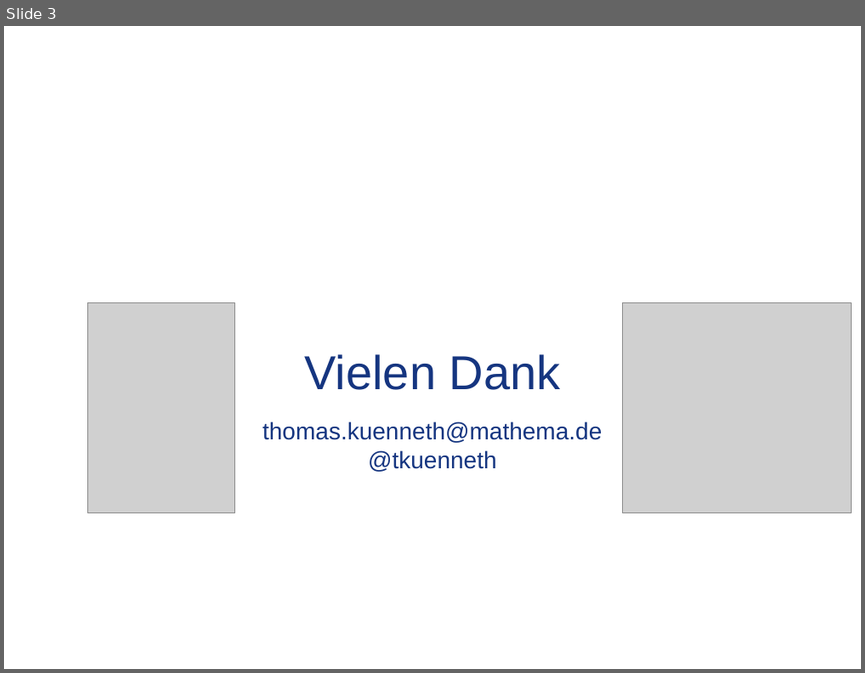
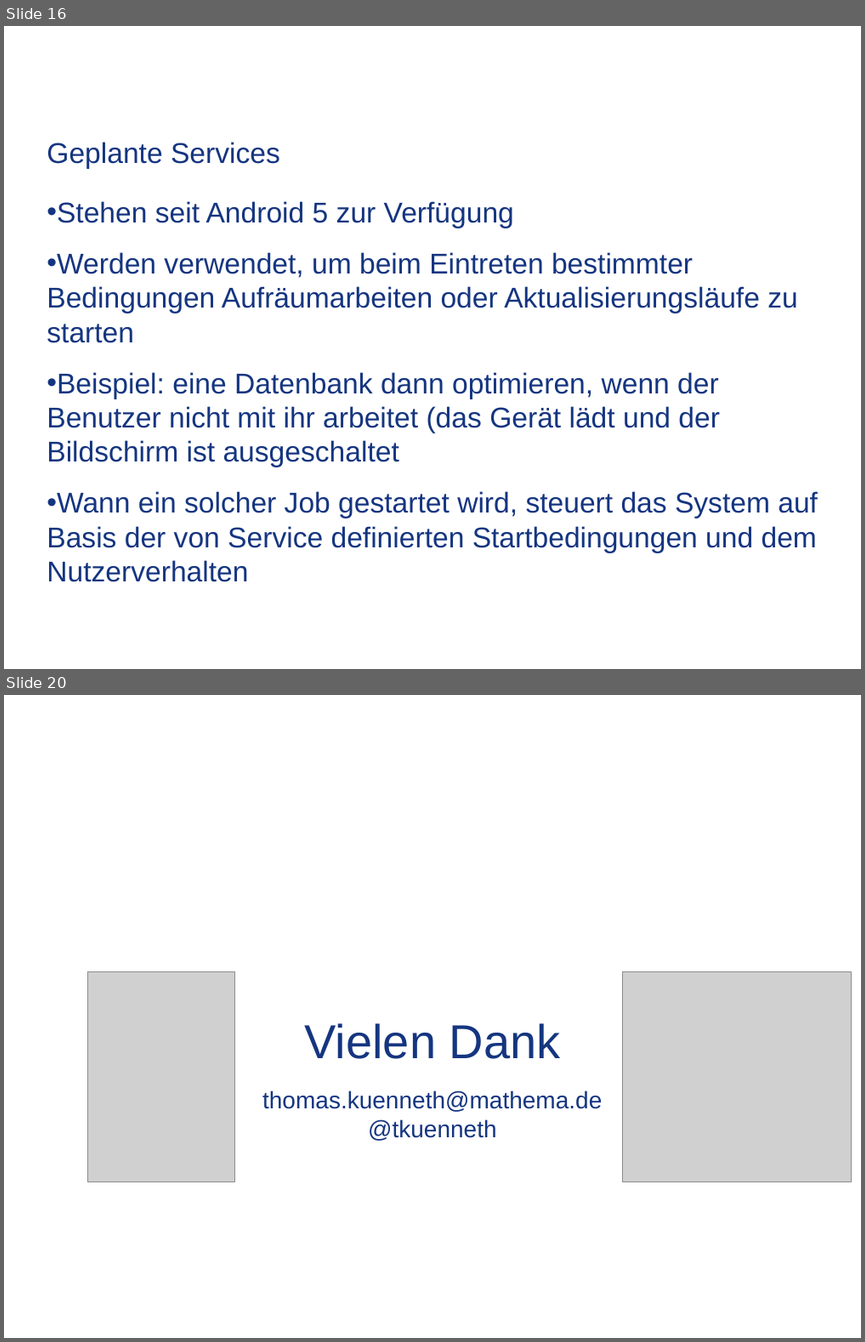
Before and after one commit to tkuenneth/Xamarin_Talks, a slide deck: Slides/DWX 2017.pptx. Shown one above the other, each under a label of ours: slide 3 before the commit, slides 16 and 20 after it; the slides between them are not shown. The pictures are 865x673 and 865x1342 pixels, drawn with LibreOffice and Linux fonts; fonts in the diff are those of the drawing; grey boxes stand for pictures; background and template pictures are left out. Boxes give left, top, right and bottom in pixels: in the first picture for what was removed or moved away, otherwise in the second. Text is boxed around its words. In the diff, an @@ line names an element or a change of style, - is before the commit and + after.

```diff
--- a/Slides/DWX 2017.pptx
+++ b/Slides/DWX 2017.pptx
@@ slide 16 added at box(4, 26, 861, 669), background picture (left out) @@
@@ title added at box(46, 142, 280, 169), 24 pt, text #153580 @@
+Geplante Services
@@ text added at box(46, 201, 817, 582), 24 pt, text #153580 @@
+• Stehen seit Android 5 zur Verfügung
+• Werden verwendet, um beim Eintreten bestimmter Bedingungen Aufräumarbeiten oder Aktualisierungsläufe zu starten
+• Beispiel: eine Datenbank dann optimieren, wenn der Benutzer nicht mit ihr arbeitet (das Gerät lädt und der Bildschirm ist ausgeschaltet
+• Wann ein solcher Job gestartet wird, steuert das System auf Basis der von Service definierten Startbedingungen und dem Nutzerverhalten
@@ what was slide 3 is now slide 20 @@
```
Also in this commit, not shown: 16 other slides added.
